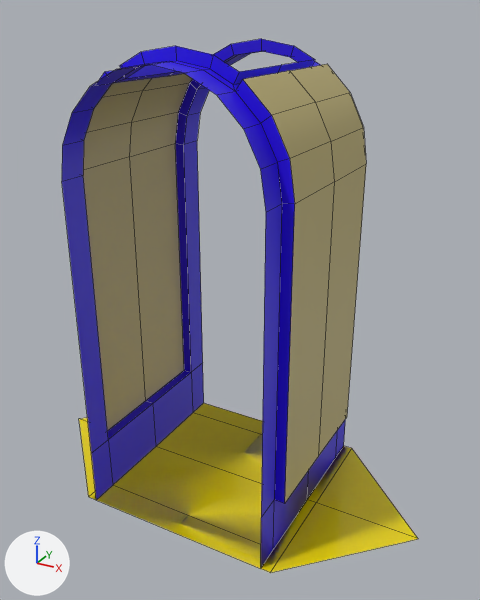
A saved change to the FBX model Assets/Prefabs/Miles/V1/Straights/StraightV2.fbx.
Both versions are drawn from a 50 mm lens placed at (1.7, 1.08, 2.65), pointed at (0.09, 4.0, 1.18). Arrows for +X, +Y and +Z are at lower left; the lights stay in place. The older version comes first. Mesh edges are drawn as thin lines.

Names of what the first picture shows: 'StraightV2'.
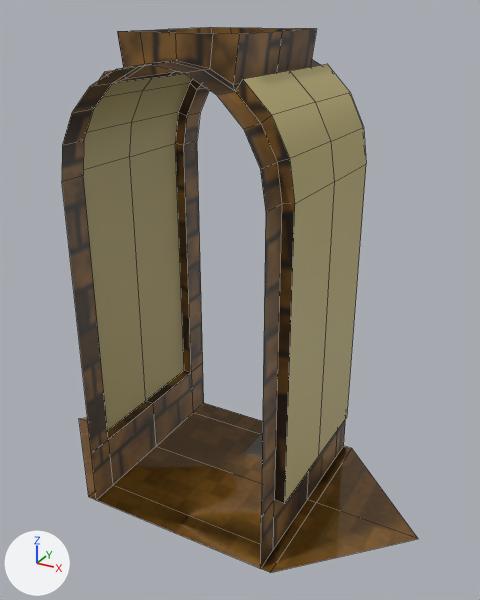
Where the change shows, as pixel boxes [x1, y1, x2, y2] in the pictures (480 x 600 px; the box of a moved part takes in the faces that stretch with it):
'StraightV2', surface changed, reshaped (darker): before [62, 39, 418, 573]; after [62, 27, 418, 573]
part 1 of me_plane_005, moved or reshaped: before [120, 39, 315, 85]; after [117, 27, 317, 85]
part 2 of me_plane_005, surface changed (darker): before [62, 39, 418, 573]; after [62, 27, 418, 573]

The change, as a diff of the scene's bpy script:
```diff
--- a/Assets/Prefabs/Miles/V1/Straights/StraightV2.fbx.py
+++ b/Assets/Prefabs/Miles/V1/Straights/StraightV2.fbx.py
@@ img_straightv1baked_png @@
+img_straightv1baked_png = load_image('StraightV1Baked.png', '../../../../Materials/Miles/StraightV1Baked.png', 4096, 4096, 'sRGB')
@@ mat_floor @@
 mat_floor = principled_material('Floor')
-mat_floor.base_color = (0.8, 0.649, 0.0)  # yellow #e7d300
+mat_floor.texture = img_straightv1baked_png
 mat_floor.roughness = 0.05
@@ mat_accent @@
 mat_accent = principled_material('Accent')
-mat_accent.base_color = (0.0212, 0.0, 0.8)  # blue #2800e7
+mat_accent.texture = img_straightv1baked_png
@@ me_plane_005 @@
 # used by ob_straightv2; location = (0.0, 4.0, 0.0)
 # before: 37 (-0.31, -0.4, 2.41) at pixel (119, 65), 41 (0.31, -0.4, 2.41) at pixel (239, 71), 50 (0.31, 0.4, 2.41) at pixel (315, 59), 54 (-0.31, 0.4, 2.41), 107 (-0.31, 0.0, 2.41)
 # before: 109 (0.31, 0.0, 2.41) at pixel (281, 64), 111 (0.19, -0.4, 2.47) at pixel (213, 54), 112 (-0.19, -0.4, 2.47) at pixel (140, 51), 114 (-0.19, 0.4, 2.47) at pixel (230, 44), 115 (0.19, 0.4, 2.47) at pixel (293, 45)
-me_plane_005.from_pydata(...)  # 132 vertices, 108 faces; spans x -1.2..1.2, y -0.6..0.6, z 0.0..2.5
-me_plane_005.vertices[36].co = (0.0, -0.4, 2.5)  # pixel (175, 45)
-me_plane_005.vertices[49].co = (0.0, 0.4, 2.5)  # pixel (261, 38)
+me_plane_005.from_pydata(...)  # 132 vertices, 108 faces; spans x -1.2..1.2, y -0.6..0.6, z 0.0..2.55
+# me_plane_005 part 1
+for i in [37, 41, 50, 54, 107, 109]: me_plane_005.vertices[i].co += Vector((0.0, 0.0, 0.14))
+for i in [111, 112, 114, 115]: me_plane_005.vertices[i].co += Vector((0.0, 0.0, 0.08))
+me_plane_005.vertices[36].co = (0.0, -0.4, 2.55)  # pixel (175, 32)
+me_plane_005.vertices[49].co = (0.0, 0.4, 2.55)  # pixel (261, 28)
+# me_plane_005 part 2: texture (UV) coordinates of 108 of 108 faces, centred in x -0.89..0.89, y -0.53..0.53, z 0.0..2.46, changed; they spanned u 0.22..0.75, v 0.0..1.0 and now span u 0.0..0.95, v 0.0..0.94
 me_plane_005.materials.append(mat_floor)
```
